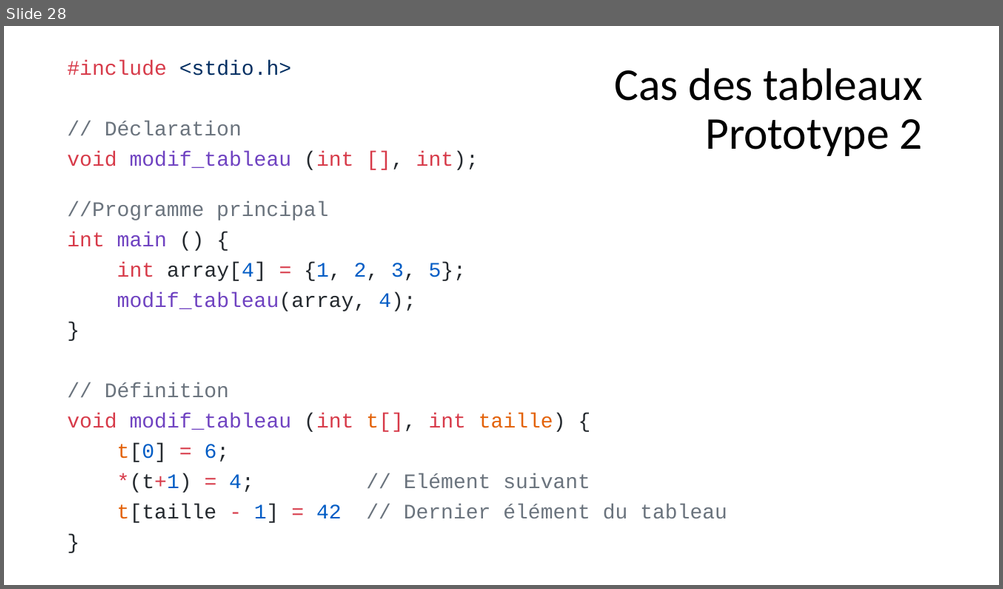
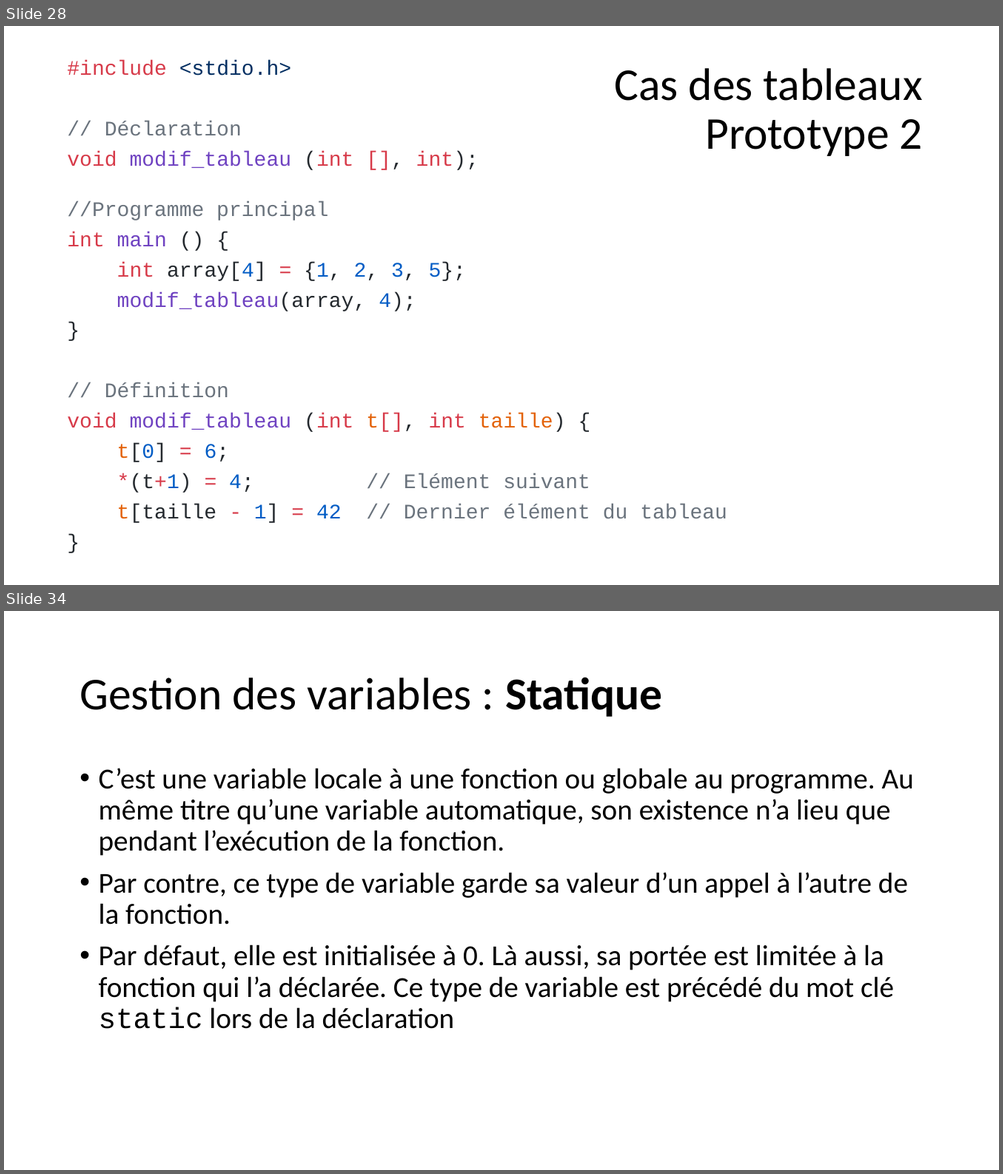
Before and after one commit to standard3/BTS1, a slide deck: 02_C/05_Fonctions/Fonctions.pptx. Shown one above the other, each under a label of ours: slide 28 before the commit, slides 28 and 34 after it; the slides between them are not shown. The pictures are 1003x589 and 1003x1174 pixels, drawn with LibreOffice and Linux fonts; fonts in the diff are those of the drawing. Boxes give left, top, right and bottom in pixels: in the first picture for what was removed or moved away, otherwise in the second. Text is boxed around its words. In the diff, an @@ line names an element or a change of style, - is before the commit and + after.

Commit message:
variables statiques

```diff
--- a/02_C/05_Fonctions/Fonctions.pptx
+++ b/02_C/05_Fonctions/Fonctions.pptx
@@ slide 34 added at bbox=[4, 611, 999, 1170], background #FFFFFF @@
@@ title added at bbox=[79, 677, 663, 717], 44 pt, text #000000 @@
+Gestion des variables : Statique
@@ text added at bbox=[99, 768, 913, 1029], 28 pt, text #000000 @@
+• C’est une variable locale à une fonction ou globale au programme. Au même titre qu’une variable automatique, son existence n’a lieu que pendant l’exécution de la fonction.
+• Par contre, ce type de variable garde sa valeur d’un appel à l’autre de la fonction.
+• Par défaut, elle est initialisée à 0. Là aussi, sa portée est limitée à la fonction qui l’a déclarée. Ce type de variable est précédé du mot clé static lors de la déclaration
```
Also in this commit, not shown: 12 other slides added, 3 other files.
